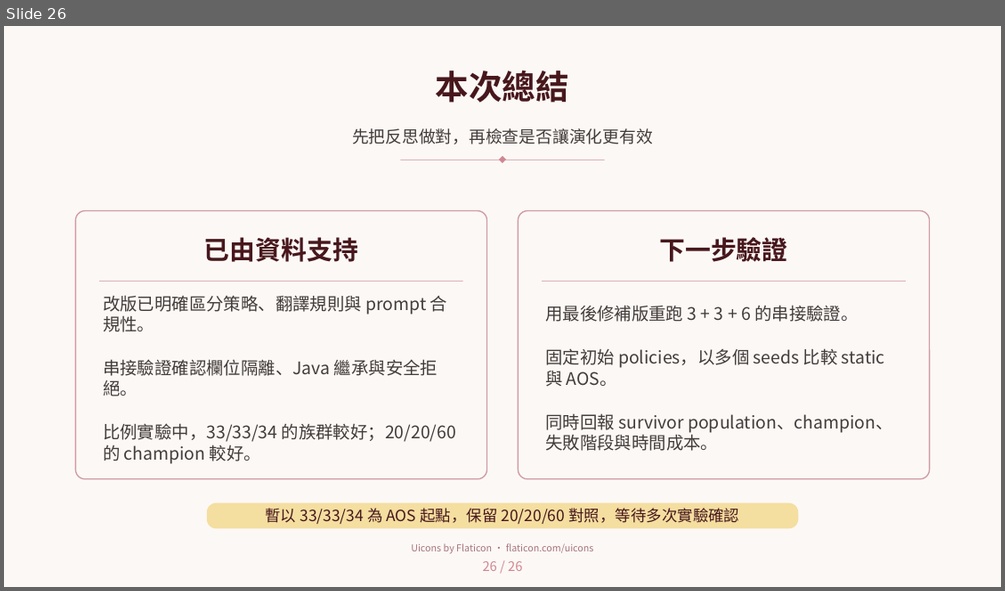
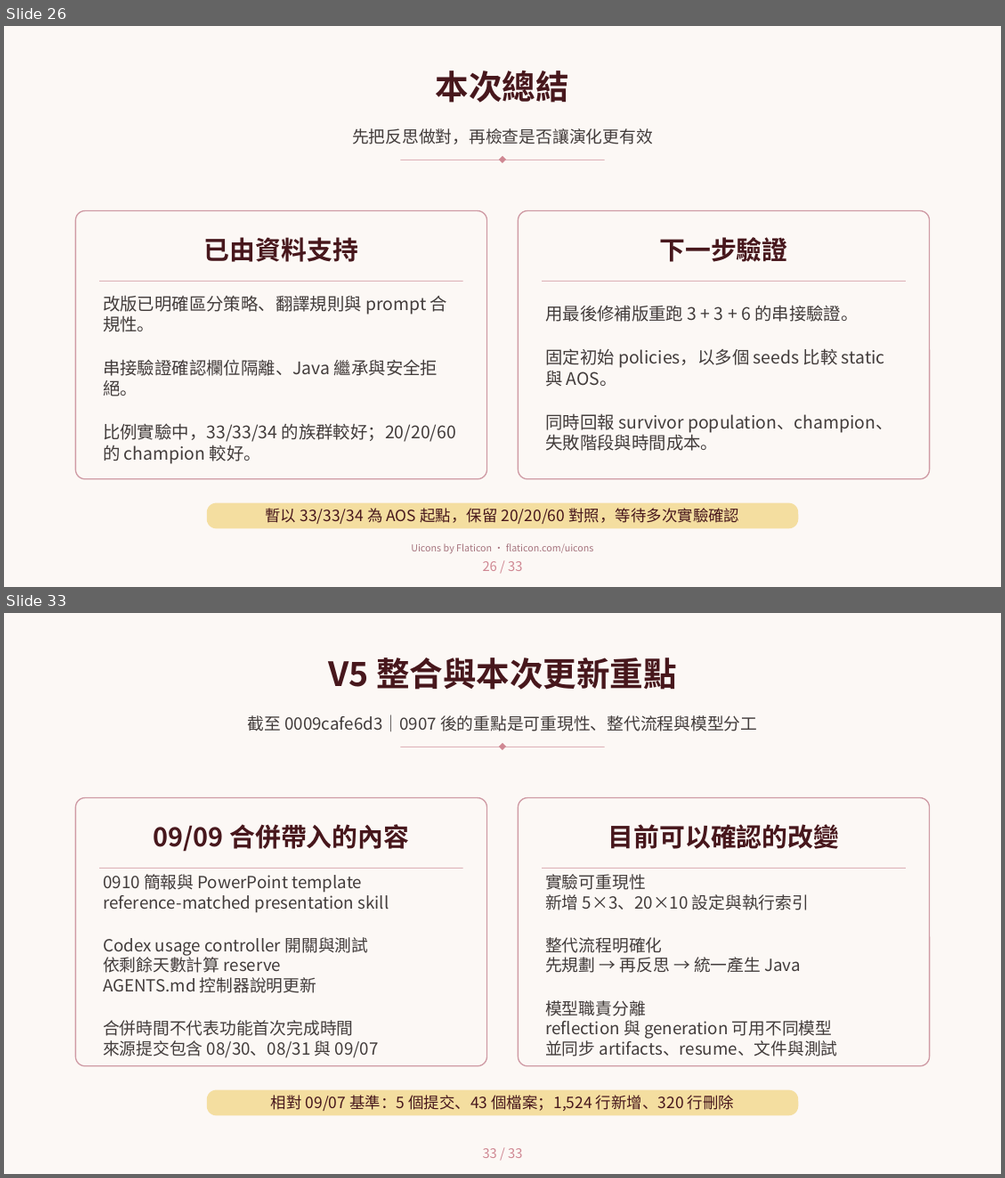
Before and after one commit to sophie8909/EAGLE, a slide deck: Meeting/20260910_eagle_progress.pptx. Shown one above the other, each under a label of ours: slide 26 before the commit, slides 26 and 33 after it; the slides between them are not shown. The pictures are 1005x591 and 1005x1178 pixels, drawn with LibreOffice and Linux fonts; fonts in the diff are those of the drawing; background and template pictures are left out. Boxes give left, top, right and bottom in pixels: in the first picture for what was removed or moved away, otherwise in the second. Text is boxed around its words. In the diff, an @@ line names an element or a change of style, - is before the commit and + after.

```diff
--- a/Meeting/20260910_eagle_progress.pptx
+++ b/Meeting/20260910_eagle_progress.pptx
@@ slide 33 added at (x1=4, y1=613, x2=1001, y2=1174), background #FCF8F5; not listed: 7 template elements that a slide beside it also shows @@
@@ title added at (x1=328, y1=657, x2=677, y2=690), 42 pt, text #47171C, bold @@
+V5 整合與本次更新重點
@@ subtitle added at (x1=248, y1=714, x2=757, y2=731), 21 pt, text #423C3B @@
+截至 0009cafe6d3｜0907 後的重點是可重現性、整代流程與模型分工
@@ text added at (x1=154, y1=824, x2=409, y2=852), 32.2 pt, text #47171C, bold @@
+09/09 合併帶入的內容
@@ text added at (x1=608, y1=824, x2=839, y2=849), 32.2 pt, text #47171C, bold @@
+目前可以確認的改變
@@ text added at (x1=103, y1=874, x2=388, y2=1058), 21 pt, text #423C3B @@
+0910 簡報與 PowerPoint template
+reference-matched presentation skill
+Codex usage controller 開關與測試
+依剩餘天數計算 reserve
+AGENTS.md 控制器說明更新
+合併時間不代表功能首次完成時間
+來源提交包含 08/30、08/31 與 09/07
@@ text added at (x1=545, y1=874, x2=838, y2=1056), 21 pt, text #423C3B @@
+實驗可重現性
+新增 5×3、20×10 設定與執行索引
+整代流程明確化
+先規劃 → 再反思 → 統一產生 Java
+模型職責分離
+reflection 與 generation 可用不同模型
+並同步 artifacts、resume、文件與測試
@@ text added at (x1=271, y1=1094, x2=734, y2=1111), 19.5 pt, text #47171C @@
+相對 09/07 基準：5 個提交、43 個檔案；1,524 行新增、320 行刪除
@@ text added at (x1=483, y1=1148, x2=522, y2=1158), 16.5 pt, text #CF8792 @@
+33 / 33
@@ slide 26 changed as well @@
@@ text at (x1=483, y1=561, x2=522, y2=571): text changed @@
-26 / 26
+26 / 33
```
Also in this commit, not shown: 25 other slides changed, 6 other slides added.
